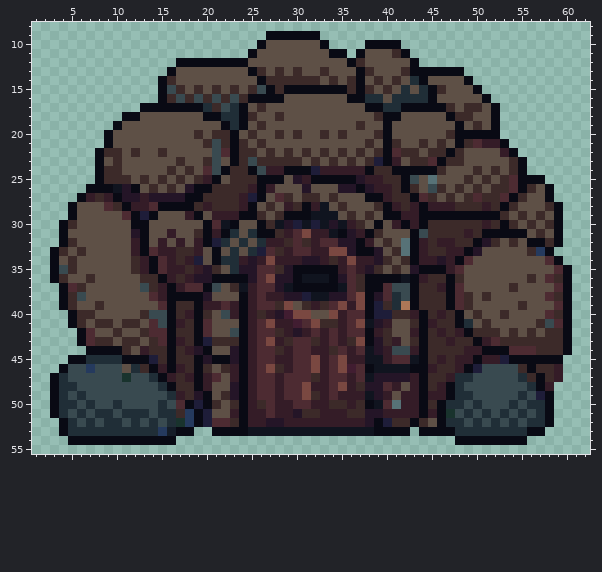
A pixel-art file gets an edit: Assets/Sprites/ase/environment.aseprite. The first picture shows the starting point.
64x64 pixels, 1 frame. Shown: x 1..62, y 8..55.
After the commit:
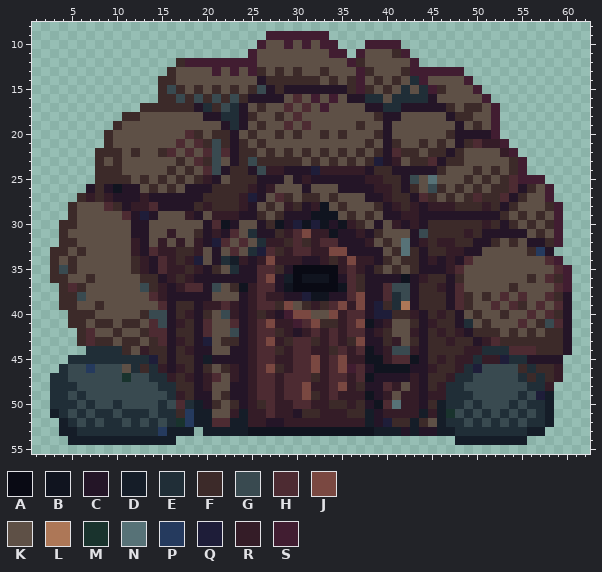
Palette (. is transparent): A #090a14  B #10141f  C #241527  D #151d28  E #202e37  F #3c2a29  G #394a50  H #4d2b32  J #7a4841  K #5e5046  L #ad7757  M #19332d  N #577277  P #253a5e  Q #1e1d39  R #341c27  S #411d31
From the commit log: feat: Spawning Exit and Key on the map
From old to new:
--- layer "mapObjects/map_exit"
@@ x 1..62 @@
  8 ..............................................................
- 9 ..........................AAAAAA..............................
-10 .........................AKKKKKKA....AAAA.....................
-11 ........................AKKKKKKKKAA.AKKKFA....................
-12 ................AAAAAAAAKKKKKKKKKKKAFKKKKKA...................
-13 ...............AKKKKKKKKAFKFKFKKFKKKAFKKKFAAAAAA..............
-14 ..............AFKKKKKKKKKAFFFFFFKFKFAKFKFKEAKKKKA.............
-15 ..............AGFKFKFKFKFGAFAAAAAAAFAFKFKEKEAFKKKA............
-16 ..............AFGFGFGFGFAAAAKKKKKKKAAEEKEEEEAKKKKKA...........
-17 ............AAAAAAAEFGEAKFKKKKKKKKKKKAAEEAAAAAFKFFKA..........
-18 ..........AAKKKKKKKAAEEAFKKFKKKKKKKKKKFAAKKKKKAFFKKA..........
-19 .........AKKKKKKKKKKKAEAKFKKKKKKKKKKFKKAKKKKKKKAKFKA..........
-20 ........AKKKKKKKKKFKFFAKFKKFKFKKFKFKKKFAKKKKKKFAAAAA..........
-21 ........AKKKKKKKKKKFGFAFKFKKKKKKKKKKKFKAFKKFKFKAFHRRA.........
-22 .......AFFKFKKFKKKKKGHAFFKFKFKFKFKFKFKFAHFFKFFAFKKKKRA........
-23 .......AKFKKKKKKFKKFGKAFGFFFFFKFKFKFKFQARKFFHAFFKKKKKFA.......
-24 .......AFFKKKKKFKFKHGAFFAGRRAAAQRRRRRAFFAAAAAFKKKFKFKFA.......
-25 .......AFFFKFKFKFKFRAKFFFAAAKCRAAAAACRRFFAGKNKKKFKFKFHAAA.....
-26 ......AAABCAKFKFKCAAFFFFRARKKKCKKKCCACRRFAFKGFKFKFKFFHAFKA....
-27 .....ARFRACCRCCCCAAFFFFRQAKHFKFFKFKKKAARFFAHFKFKFHFFHAFKKA....
-28 ....AKKKHFARRHAAAAFRFFFRAKFKRFARBKFKKKFARFRARRRFFFRFAFKKKFA...
-29 ....AKKKKKHAQAKKKRAKRRRAAFKFAAABBBKFKFKAARRAAAAAAAAAFKFKFKA...
-30 ...AFKKKKKKAAKKKKKKAHBAKKAFBCQBQBCBRFKAKRARAFFFFFFRFAFKFKFA...
-31 ...AKKKKKKKCAKKRKKFARAEKEAAFRHJRRBACRAFKKKAGFFFFRFAAAAAKFKA...
-32 ...AFKKKKKKRAKRKRKRAQEKEKERRFHFRHHCCARKFKNARFRRFFACFKFKAAFA...
-33 ..AFKFKKKKKRAHRRFFRKAKEKEQHFRHHRRJJCAACKFNARFFRRACKKKKKFPA....
-34 ..AKFKKKKKKFRAHRFRQKAEERCRJRRRCCRFRJRRCFKFARRCRAHKKKKKKKKHA...
-35 ..AGFKKKKKKFRAHRRFRCFKECCHHFCAAAAARHRCFKFKCAAARHKKKKKKKKKKHA..
-36 ..AFKKFKKKKKFFARFRCCAAAACHJCCABBBACHFAAAABARFFAFKKKKKKKFKHFA..
-37 ...AHFKKKKKKGFRARHHAGKFBRHHCBAAAAABHFAAHGGAFFRAHKKKKKFKKKKHA..
-38 ...AFGKKKKKKKHRAAAACKKKARHRRCCQBBCCHJACHEGAFFFAHFKFKKKKKKHFA..
-39 ...AFKKFKKKKKKHAFFARRHRARHHFJKFRFHJRJAQFELAFFFAHFKKKKKFKKKHA..
-40 ....AFFKKKKKFGGAFRAFKGRARFRCSJJKKJRHHAQQFFRAFRFAKFKKFKKKKHFA..
-41 ....AFKFFKFFKHGARFAHKKKARHJRRSHJFFRHJBCRKKFARFFAEKFKKKKKFGHA..
-42 .....AHKKFKKFHHAFFAHKKGARHHFRCRHRHRHHARFKKRAFRFRAFFFKFKFKFFA..
-43 .....AHFFKFFKFHARFAQFFFARHJRFHHFRHRFJACFRKFAFFRFFARHFFFFFFFA..
-44 ......AAAAFKRFFAFRCAKKCARHHFRHHRRFHRHBCRGGRAFFFFRRAAAHHHFFFA..
-45 ....AAEEEEAAAQFAFFACAACARHHRRHHJRHJRRBBRHHBAFRFRRARRQAAAAAA...
-46 ...AGGPGGGKEFARARFAFKFRARHJFRHHJRHJSHABBBBAARFFRAQGGGGFAFFR...
-47 ..AEGGGGGGMGGEARFRARHKRARHHRHHHFRHHRHBCCCCRAFFREEGGGGGEFAFR...
-48 ..AEEGGGGGGGGGEAFFARKKCARHHRHHJRRHJRFCCHRKRAFRAEGGGGGGGEAR....
-49 ..AEGEGGGGGGGGGERFCAKFCARHHRHHJFRHRRRBCRKRRARRAEEGGGGGEGQA....
-50 ..AEEGEGGEGGGGEGHAQAFKFARFHRRHHRRFFRFABHNRRAFAEEGEGGGEGEEA....
-51 ..AEGEGEEGEEEGEEFPAQKKRARRHRRCFFRRRFFCCRRRRARAMGEGEGEGEGEA....
-52 ...AEGEGEEGEGEGEMPAQHHFARRCCRRRRRRRRRCAQFFAFKAEEGEGEGEGEEA....
-53 ...AEEEEEEEEEEPDAA..AAAABBBBBBBBBBBBBBAAAA.AAAAEEEEEEEEAA.....
-54 ....AAAAAAAAAAAA...............................AAAAAAAA.......
+ 9 ..........................SSSSSSS.............................
+10 .........................SKKSKSKSS...SSSS.....................
+11 ........................SKKKKKKKKSS.SKKKFS....................
+12 ................FSSSSSSSSKKKKKKKKKKSFKKKKKS...................
+13 ...............FKKKKSKSKSFKFKFKKFKKKSFKKKFSSSSSS..............
+14 ..............FFKKKKKKKKKCFFFFFFKFKFSKFKFKESKKKKS.............
+15 ..............FGFKFKFKFKFGCFCCCCCCCFSFKFKEKESFKKKS............
+16 ..............FFGFGFGFGFCCCCKHKSKSKCCEEKEEEECKKKKKS...........
+17 ............FFFFFFCEFGECKFKKHKHKSKKKKCCEECCCCCFKFFKS..........
+18 ..........FFKKKKKKKCCEECFKKFKHKKKKKKKKFCCKKKKKCFFKKS..........
+19 .........FKKKKKKKKKKKCECKFKKHKHKKKKKFKKCKKKKKKKCKFKS..........
+20 ........FKKKKKKKKHFKFFCKFKKFKFKKFKFKKKFCKKKKKKFCCCCS..........
+21 ........FKKKKKKKHKHFGFCFKFKKKKKKKKKKKFKCFKKFKFKCFHRRS.........
+22 .......FFFKFKKFHKHKHGHCFFKFKFKFKFKFKFKFCHFFKFFCFKKKKRS........
+23 .......FKFKKKKKKFKHFGKCFGFFFFFKFKFKFKFQCRKFFHCFFKKKKKFS.......
+24 .......FFFKKKKKFKFKHGCFFCGRRCCCQRRRRRCFFCCCCCFKKKFKFKFS.......
+25 .......FFFFKFKFKFKFRCKFFFCCCKCRCCCCCCRRFFCGKNKKKFKFKFHSSS.....
+26 ......CFCBCCKFKFKCCCFFFFRCRKKKCKKKCCCCRRFCFKGFKFKFKFFHCFKS....
+27 .....FRFRCCCRCCCCCCFFFFRQCKHFKFFKFKKKCCRFFCHFKFKFHFFHCFKKS....
+28 ....FKKKHFCRRHCCCCFRFFFRCKFKRFCRBKFKKKFCRFRCRRRFFFRFCFKKKFS...
+29 ....FKKKKKHCQCKKKRCKRRRCCFKFCCCBBBKFKFKCCRRCCCCCCCCCFKFKFKS...
+30 ...FFKKKKKKCCKKKKKKCHBCKKCFBCQBQBCBRFKCKRCRCFFFFFFRFCFKFKFS...
+31 ...FKKKKKKKCCKKRKKFCRCHKECCFRHJRRBCCRCFKKKCGFFFFRFCCCCCKFKS...
+32 ...FFKKKKKKRCKRKRKRCQHKHKERRFHFRHHCCCRKFKNCRFRRFFCCFKFKCCFS...
+33 ..FFKFKKKKKRCHRRFFRKCKHKEQHFRHHRRJJCCCCKFNFCFFRRCCKKKKKFPC....
+34 ..FKFKKKKKKFRCHRFRQKCEDRCRJRRRCCRFRJRRCFKFFCRCRCHKKKKKKKKHS...
+35 ..FGFKKKKKKFRCHRRFRCFKECCHHFCAAAAARHRCFKFKFCCCRHKKKKKKKKKKHS..
+36 ..FFKKFKKKKKFFCRFRCCCCCCCHJCDABBBACHFCCCCBCRFFCFKKKKKKKFKHFS..
+37 ...FHFKKKKKKGFRCRHHCGKFBRHHCBAAAAABHFCCHGGCFFRCHKKKKKFKKKKHS..
+38 ...FFGKKKKKKKHRCCCCCKKKCRHRRCCQBBCCHJCCHEGCFFFCHFKFKHKHKKHFC..
+39 ...FFKKFKKKKKKHCFFCRRHRCRHHFJKFRFHJRJCQFELCFFFCHFKKHKHFKHKHC..
+40 ....FFFKKKKKFGGCFRCFKGRCRFRCSJJKKJRHHCQQFFRCFRFCKFKKFKKHKHFC..
+41 ....FFKFFKFFKHGCRFCHKKHCRHJRRSHJFFRHJBCRKKFCRFFCEKFKKKHKFGHC..
+42 .....FHKKFKKFHHCFFCHKKGCRHHFRCRHRHRHHCRFKKRCFRFRCFFFKFKFKFFC..
+43 .....FHFFKFFKFHCRFCQKFFCRHJRFHHFRHRFJCCFRKFCFFRFFCRHFFFFFFFC..
+44 ......EEEEFKRFFCFRCCKKCCRHHFRHHRRFHRHBCRGGRCFFFFRREEEHHHFFFC..
+45 ....EEEEEEEEEQFCFFCDCCCCRHHRRHHJRHJRRBBRHHBCFRFRRERRQEECCCC...
+46 ...EGGPGGGKEFERCRFCFKFRCRHJFRHHJRHJSHCBBBBCCRFFREQGGGGFEFFR...
+47 ..EEGGGGGGMGGEERFRCRHKRCRHHRHHHFRHHRHBCCCCRCFFREEGGGGGEFEFR...
+48 ..EEEGGGGGGGGGEEFFCRKKCCRHHRHHJRRHJRFCCHRKRCFREEGGGGGGGEER....
+49 ..EEGEGGGGGGGGGERFCCKFCCRHHRHHJFRHRRRBCRKRRCRREEEGGGGGEGQD....
+50 ..EEEGEGGEGGGGEGHEDCFKFCRFHRRHHRRFFRFCBHNRRCFDEEGEGGGEGEED....
+51 ..DEGEGEEGEEEGEEFPDDKKRDRRHRRCFFRRRFFDCRRRRDRDMGEGEGEGEGED....
+52 ...DEGEGEEGEGEGEMPDDHHDDRRCCRRRRRRRRRDCQFFDFKDEEGEGEGEGEED....
+53 ...DDEEEEEEEEEPDDD.DDDDDBBBBBBBBBBBBBBDDDCDCCDDEEEEEEEEDD.....
+54 ....DDDDDDDDDDDD...............................DDDDDDDD.......
 55 ..............................................................
Pixel boxes of the changes (left, top, right, bottom) in both pictures:
changed: (50, 31, 572, 445)
